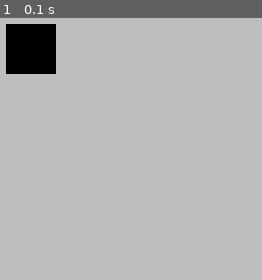
Above: before the commit, frame 1.
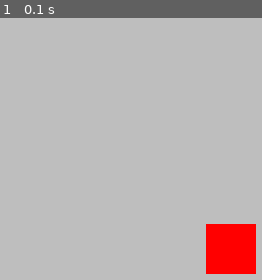
Above: after the commit, the same moment.

Repository: bhunao/pygamelibs
Game: pygame game, started from main.py
The game is run twice, just before and just after one commit, with the same random seed, the same clock (stepped at 60 frames per second) and the same inputs.
Inputs:
- Up to frame 1 (0.1 s): no input

The runs differ from the first frame. In frame 1, 7.3% of the frame differs, in the area x 2-98%, y 2-98%.

Commit message:
fix sprite group parameter

Diff:
--- a/base_project.py
+++ b/base_project.py
@@ -16,8 +16,9 @@
 
         self.group = pygame.sprite.Group()
         # self.sprite = Sprite(self.group)
-        self.sprite = GridSprite()
-        self.sprite.add(self.group)
+        self.sprite = GridSprite(groups=self.group)
+        # self.sprite.add(self.group)
+        self.sprite.move_to_pos(5, 5)
 
     def play(self):
         while 1:
@@ -34,16 +35,11 @@
                         pygame.quit()
                         exit()
 
-            x = randint(-1, 1)
-            y = randint(-1, 1)
-            # self.sprite.move(x=x, y=y)
-            self.sprite.move_to_pos(1, 1)
-
             self.group.draw(self.screen)
             self.group.update()
 
             pygame.display.flip()
-            self.clock.tick(10)
+            self.clock.tick(30)
 
 if __name__ == "__main__":
     Screen().play()
--- a/sprites/example.py
+++ b/sprites/example.py
@@ -1,12 +1,13 @@
-from typing import Tuple
-from pygame import Surface
-from pygame.sprite import Sprite
+from typing import List, Tuple
+from pygame import Color, Rect, Surface
+from pygame.sprite import Sprite, Group
 from pygame.math import Vector2
+from pygame.draw import rect
 
 
 class Sprite(Sprite):
-    def __init__(self, *groups):
-        super().__init__(*groups)
+    def __init__(self, groups: Group | List[Group] = []):
+        super().__init__(*groups if isinstance(groups, list) else [groups])
         self.name: str = "example_sprite"
         self.image = Surface((50, 50))
         self.rect = self.image.get_rect()
@@ -16,11 +17,18 @@
 
 
 class GridSprite(Sprite):
-    def __init__(self, size:Tuple[int, int] = (50, 50),  *groups):
-        super().__init__(*groups)
+    def __init__(self, size:Tuple[int, int] = (50, 50), color = (255, 0 ,0), border_color: Color | None = None, groups: Group | List[Group] = []):
+        super().__init__(*groups if isinstance(groups, list) else [groups])
+
         self.name: str = "grid_sprite"
         self.size = Vector2(size)
         self.image = Surface(self.size)
+        box = Rect(0, 0, self.size.x, self.size.y)
+        rect(self.image, color, box)
+        if border_color:
+            rect(self.image, (255, 125, 125), box, 5)
+
+        # self.image.fill(color)
         self.rect = self.image.get_rect()
 
     def move(self, x:int = 0, y: int = 0) -> None:
